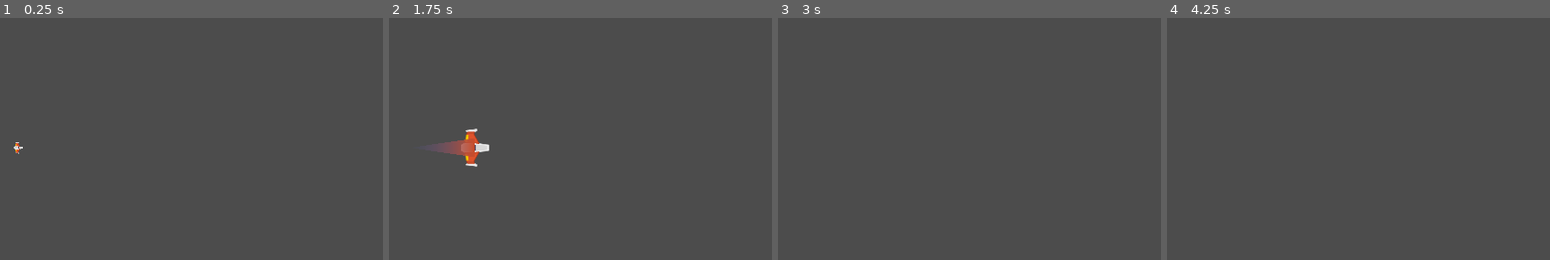
Above: before the commit, frames 1-4 (left to right).
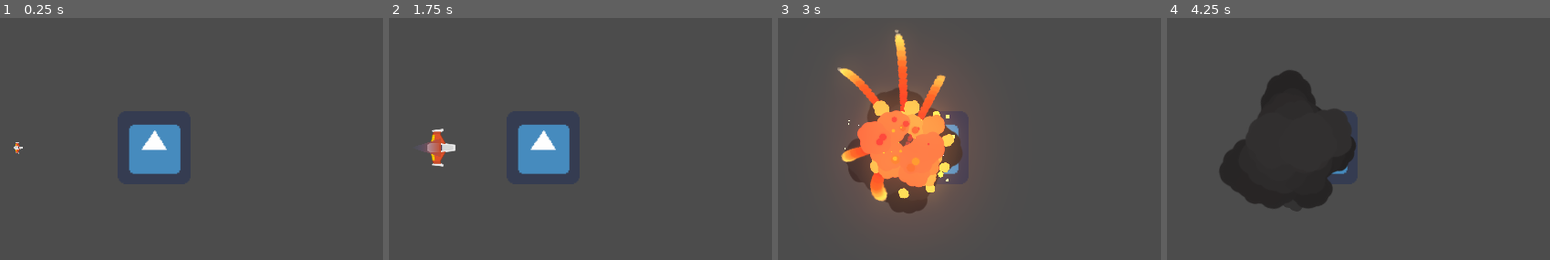
Above: after the commit, the same moments.

Repository: smezequiel/ProyectoMetorito
Game: Godot game, scene res://Juego/Niveles/NivelTest.tscn
Two runs of this game, one before a commit and one after it. Both use one fixed random seed, a clock stepped at 60 frames per second and the inputs below. The project has no main scene, so this scene is started directly. The engine's default icon, where the game draws it, is replaced by a stand-in: a white triangle on a blue panel in a dark square.
Inputs:
- Up to frame 1 (0.25 s): no input
- Up to frame 2 (1.75 s): hold Space (disparo_principal) 0.53-1.28 s; hold W (mover_adelante) from 0.53 s (still down); tap Ctrl (disparo_secundario) at 1.35 s
- Up to frame 3 (3 s): release W (mover_adelante) at 2.03 s; hold Left (rotar_antihorario) 2.03-2.78 s; hold Down (mover_atras) from 2.03 s (still down); tap Right (rotar_horario) at 2.85 s
- Up to frame 4 (4.25 s): keep holding Down (mover_atras); hold Space (disparo_principal) from 3.53 s (still down)

The runs differ from the first frame. In frame 1, 2.7% of the frame differs, in the area x 33-48%, y 44-65%; in frame 2, 4.1%; in frame 3, 14%, in the area x 15-49%, y 4-82%; in frame 4, 13%.

Commit message:
Commit de explosiones

Diff:
--- a/Juego/Autoloads/Eventos.gd
+++ b/Juego/Autoloads/Eventos.gd
@@ -1,3 +1,4 @@
 extends Node
 
 signal disparo(proyectil)
+signal nave_destruida(posicion, explosiones)
--- /dev/null
+++ b/Juego/Enemigos/EnemigoDummy.gd
@@ -0,0 +1,9 @@
+extends Node2D
+
+# Called when the node enters the scene tree for the first time.
+func _ready() -> void:
+	pass
+
+func _on_Area2D_body_entered(body: Node) -> void:
+	if body is Player:
+		body.destruir()
--- /dev/null
+++ b/Juego/Enemigos/EnemigoDummy.tscn
@@ -0,0 +1,22 @@
+[gd_scene load_steps=4 format=2]
+
+[ext_resource path="res://icon.png" type="Texture" id=1]
+[ext_resource path="res://Juego/Enemigos/EnemigoDummy.gd" type="Script" id=2]
+
+[sub_resource type="RectangleShape2D" id=1]
+extents = Vector2( 105.967, 100.302 )
+
+[node name="EnemigoDummy" type="Node2D"]
+script = ExtResource( 2 )
+
+[node name="Area2D" type="Area2D" parent="."]
+collision_layer = 2
+collision_mask = 9
+
+[node name="CollisionShape2D" type="CollisionShape2D" parent="Area2D"]
+shape = SubResource( 1 )
+
+[node name="Sprite" type="Sprite" parent="."]
+scale = Vector2( 3, 3 )
+texture = ExtResource( 1 )
+[connection signal="body_entered" from="Area2D" to="." method="_on_Area2D_body_entered"]
--- /dev/null
+++ b/Juego/Explosiones/Explosion.tscn
@@ -0,0 +1,310 @@
+[gd_scene load_steps=23 format=2]
+
+[ext_resource path="res://Juego/Explosiones/sparkle.png" type="Texture" id=1]
+[ext_resource path="res://Juego/Explosiones/explosion_gradient.tres" type="Texture" id=2]
+[ext_resource path="res://Juego/Explosiones/puff.png" type="Texture" id=3]
+[ext_resource path="res://Juego/Explosiones/puff_smooth.png" type="Texture" id=5]
+[ext_resource path="res://Juego/Explosiones/scraps_gradient.tres" type="Texture" id=6]
+
+[sub_resource type="Gradient" id=1]
+offsets = PoolRealArray( 0.0494297, 0.913043, 1 )
+colors = PoolColorArray( 0.226562, 0.217086, 0.217086, 1, 0.133333, 0.12549, 0.12549, 1, 0.133333, 0.12549, 0.12549, 0 )
+
+[sub_resource type="GradientTexture" id=2]
+gradient = SubResource( 1 )
+
+[sub_resource type="Curve" id=3]
+_data = [ Vector2( 0, 0.290223 ), 0.0, 3.6562, 0, 0, Vector2( 0.682482, 1 ), -0.0677277, -0.0677277, 0, 0, Vector2( 1, 0.554545 ), -0.29932, 0.0, 0, 0 ]
+
+[sub_resource type="CurveTexture" id=4]
+curve = SubResource( 3 )
+
+[sub_resource type="ParticlesMaterial" id=5]
+emission_shape = 1
+emission_sphere_radius = 40.0
+flag_disable_z = true
+spread = 180.0
+gravity = Vector3( 0, 0, 0 )
+initial_velocity = 80.0
+initial_velocity_random = 0.6
+angular_velocity = 40.0
+orbit_velocity = 0.0
+orbit_velocity_random = 0.0
+damping = 40.0
+damping_random = 0.5
+angle = 360.0
+angle_random = 1.0
+scale = 2.6
+scale_random = 0.5
+scale_curve = SubResource( 4 )
+color_ramp = SubResource( 2 )
+
+[sub_resource type="Curve" id=6]
+_data = [ Vector2( 0, 0.377273 ), 0.0, 2.60769, 0, 0, Vector2( 0.761062, 0.986364 ), 0.0, 0.0, 0, 0, Vector2( 1, 0.322727 ), -0.564845, 0.0, 0, 0 ]
+
+[sub_resource type="CurveTexture" id=7]
+curve = SubResource( 6 )
+
+[sub_resource type="ParticlesMaterial" id=8]
+trail_divisor = 50
+emission_shape = 1
+emission_sphere_radius = 15.0
+flag_disable_z = true
+spread = 180.0
+gravity = Vector3( 0, 0, 0 )
+initial_velocity = 1000.0
+initial_velocity_random = 0.4
+orbit_velocity = 0.3
+orbit_velocity_random = 1.0
+tangential_accel = 1000.0
+tangential_accel_random = 1.0
+damping = 1500.0
+scale = 0.2
+scale_random = 0.2
+scale_curve = SubResource( 7 )
+color_ramp = ExtResource( 6 )
+
+[sub_resource type="Curve" id=9]
+_data = [ Vector2( 0, 0.0409091 ), 0.0, 8.35303, 0, 0, Vector2( 0.251678, 1 ), 0.0, 0.0, 0, 0, Vector2( 0.993289, 0.0136364 ), 0.0, 0.0, 0, 0 ]
+
+[sub_resource type="CurveTexture" id=10]
+curve = SubResource( 9 )
+
+[sub_resource type="ParticlesMaterial" id=11]
+flag_disable_z = true
+spread = 180.0
+gravity = Vector3( 0, 0, 0 )
+initial_velocity = 350.0
+initial_velocity_random = 0.5
+angular_velocity = 80.0
+angular_velocity_random = 0.8
+orbit_velocity = 0.0
+orbit_velocity_random = 0.0
+damping = 100.0
+damping_random = 0.85
+angle = 220.0
+angle_random = 1.0
+scale = 2.0
+scale_random = 0.2
+scale_curve = SubResource( 10 )
+color_ramp = ExtResource( 2 )
+
+[sub_resource type="Gradient" id=12]
+offsets = PoolRealArray( 0, 0.130909, 0.345455, 0.607273, 1 )
+colors = PoolColorArray( 1, 1, 1, 1, 1, 0.648972, 0.164062, 1, 1, 0.475624, 0.136719, 1, 0.888672, 0.17704, 0.17704, 1, 0.203922, 0.203922, 0.203922, 1 )
+
+[sub_resource type="GradientTexture" id=13]
+gradient = SubResource( 12 )
+
+[sub_resource type="Curve" id=14]
+_data = [ Vector2( 0, 0 ), 0.0, 0.0, 0, 0, Vector2( 0.483222, 1 ), 0.0, 0.0, 0, 0, Vector2( 1, 0 ), 0.0, 0.0, 0, 0 ]
+
+[sub_resource type="CurveTexture" id=15]
+curve = SubResource( 14 )
+
+[sub_resource type="ParticlesMaterial" id=16]
+lifetime_randomness = 0.6
+emission_shape = 1
+emission_sphere_radius = 50.0
+flag_disable_z = true
+spread = 180.0
+gravity = Vector3( 0, 0, 0 )
+orbit_velocity = 0.0
+orbit_velocity_random = 0.0
+radial_accel = 200.0
+radial_accel_random = 0.3
+tangential_accel = 100.0
+scale = 0.1
+scale_random = 0.3
+scale_curve = SubResource( 15 )
+color_ramp = SubResource( 13 )
+
+[sub_resource type="Animation" id=17]
+length = 3.0
+step = 0.05
+tracks/0/type = "value"
+tracks/0/path = NodePath("FireBurstParticles2D:emitting")
+tracks/0/interp = 1
+tracks/0/loop_wrap = true
+tracks/0/imported = false
+tracks/0/enabled = true
+tracks/0/keys = {
+"times": PoolRealArray( 0, 0.5 ),
+"transitions": PoolRealArray( 1, 1 ),
+"update": 1,
+"values": [ true, false ]
+}
+tracks/1/type = "value"
+tracks/1/path = NodePath("SparkleParticles2D:emitting")
+tracks/1/interp = 1
+tracks/1/loop_wrap = true
+tracks/1/imported = false
+tracks/1/enabled = true
+tracks/1/keys = {
+"times": PoolRealArray( 0, 0.5 ),
+"transitions": PoolRealArray( 1, 1 ),
+"update": 1,
+"values": [ true, false ]
+}
+tracks/2/type = "value"
+tracks/2/path = NodePath("SmokeParticles2D:emitting")
+tracks/2/interp = 1
+tracks/2/loop_wrap = true
+tracks/2/imported = false
+tracks/2/enabled = true
+tracks/2/keys = {
+"times": PoolRealArray( 0, 0.5 ),
+"transitions": PoolRealArray( 1, 1 ),
+"update": 1,
+"values": [ true, false ]
+}
+tracks/3/type = "value"
+tracks/3/path = NodePath("FireTrails/FireTrailParticles2D5:emitting")
+tracks/3/interp = 1
+tracks/3/loop_wrap = true
+tracks/3/imported = false
+tracks/3/enabled = true
+tracks/3/keys = {
+"times": PoolRealArray( 0, 0.5 ),
+"transitions": PoolRealArray( 1, 1 ),
+"update": 1,
+"values": [ true, false ]
+}
+tracks/4/type = "value"
+tracks/4/path = NodePath("FireTrails/FireTrailParticles2D4:emitting")
+tracks/4/interp = 1
+tracks/4/loop_wrap = true
+tracks/4/imported = false
+tracks/4/enabled = true
+tracks/4/keys = {
+"times": PoolRealArray( 0.05, 0.55 ),
+"transitions": PoolRealArray( 1, 1 ),
+"update": 1,
+"values": [ true, false ]
+}
+tracks/5/type = "value"
+tracks/5/path = NodePath("FireTrails/FireTrailParticles2D3:emitting")
+tracks/5/interp = 1
+tracks/5/loop_wrap = true
+tracks/5/imported = false
+tracks/5/enabled = true
+tracks/5/keys = {
+"times": PoolRealArray( 0.1, 0.6 ),
+"transitions": PoolRealArray( 1, 1 ),
+"update": 1,
+"values": [ true, false ]
+}
+tracks/6/type = "value"
+tracks/6/path = NodePath("FireTrails/FireTrailParticles2D2:emitting")
+tracks/6/interp = 1
+tracks/6/loop_wrap = true
+tracks/6/imported = false
+tracks/6/enabled = true
+tracks/6/keys = {
+"times": PoolRealArray( 0.15, 0.65 ),
+"transitions": PoolRealArray( 1, 1 ),
+"update": 1,
+"values": [ true, false ]
+}
+tracks/7/type = "value"
+tracks/7/path = NodePath("FireTrails/FireTrailParticles2D:emitting")
+tracks/7/interp = 1
+tracks/7/loop_wrap = true
+tracks/7/imported = false
+tracks/7/enabled = true
+tracks/7/keys = {
+"times": PoolRealArray( 0, 0.5 ),
+"transitions": PoolRealArray( 1, 1 ),
+"update": 1,
+"values": [ true, false ]
+}
+
+[node name="Explosion" type="Node2D"]
+z_index = 1
+z_as_relative = false
+
+[node name="SmokeParticles2D" type="Particles2D" parent="."]
+amount = 16
+lifetime = 3.0
+preprocess = 0.6
+explosiveness = 0.6
+local_coords = false
+process_material = SubResource( 5 )
+texture = ExtResource( 3 )
+
+[node name="FireTrails" type="Node2D" parent="."]
+
+[node name="FireTrailParticles2D" type="Particles2D" parent="FireTrails"]
+modulate = Color( 1.2, 1.2, 1.2, 1 )
+amount = 50
+lifetime = 0.5
+randomness = 0.5
+local_coords = false
+process_material = SubResource( 8 )
+texture = ExtResource( 5 )
+
+[node name="FireTrailParticles2D2" type="Particles2D" parent="FireTrails"]
+modulate = Color( 1.2, 1.2, 1.2, 1 )
+emitting = false
+amount = 50
+lifetime = 0.5
+randomness = 0.5
+local_coords = false
+draw_order = 1
+process_material = SubResource( 8 )
+texture = ExtResource( 5 )
+
+[node name="FireTrailParticles2D3" type="Particles2D" parent="FireTrails"]
+modulate = Color( 1.2, 1.2, 1.2, 1 )
+emitting = false
+amount = 50
+lifetime = 0.5
+randomness = 0.5
+local_coords = false
+draw_order = 1
+process_material = SubResource( 8 )
+texture = ExtResource( 5 )
+
+[node name="FireTrailParticles2D4" type="Particles2D" parent="FireTrails"]
+modulate = Color( 1.2, 1.2, 1.2, 1 )
+emitting = false
+amount = 50
+lifetime = 0.5
+randomness = 0.5
+local_coords = false
+draw_order = 1
+process_material = SubResource( 8 )
+texture = ExtResource( 5 )
+
+[node name="FireTrailParticles2D5" type="Particles2D" parent="FireTrails"]
+modulate = Color( 1.2, 1.2, 1.2, 1 )
+amount = 50
+lifetime = 0.5
+randomness = 0.5
+local_coords = false
+draw_order = 1
+process_material = SubResource( 8 )
+texture = ExtResource( 5 )
+
+[node name="FireBurstParticles2D" type="Particles2D" parent="."]
+modulate = Color( 1.2, 1.2, 1.2, 1 )
+amount = 64
+lifetime = 0.5
+explosiveness = 0.3
+randomness = 1.0
+local_coords = false
+draw_order = 1
+process_material = SubResource( 11 )
+texture = ExtResource( 3 )
+
+[node name="SparkleParticles2D" type="Particles2D" parent="."]
+modulate = Color( 1.2, 1.2, 1.2, 1 )
+amount = 32
+explosiveness = 0.2
+randomness = 1.0
+process_material = SubResource( 16 )
+texture = ExtResource( 1 )
+
+[node name="AnimationPlayer" type="AnimationPlayer" parent="."]
+autoplay = "Explode"
+anims/Explode = SubResource( 17 )
--- /dev/null
+++ b/Juego/Explosiones/explosion_gradient.tres
@@ -0,0 +1,8 @@
+[gd_resource type="GradientTexture" load_steps=2 format=2]
+
+[sub_resource type="Gradient" id=1]
+offsets = PoolRealArray( 0, 0.256158, 0.596059, 0.842365, 1 )
+colors = PoolColorArray( 0.831373, 0.219608, 0.219608, 0, 0.831373, 0.219608, 0.219608, 1, 0.980392, 0.419608, 0.211765, 1, 1, 0.788235, 0.309804, 1, 1, 1, 1, 1 )
+
+[resource]
+gradient = SubResource( 1 )
--- /dev/null
+++ b/Juego/Explosiones/explosion_gradient_2.tres
@@ -0,0 +1,8 @@
+[gd_resource type="GradientTexture" load_steps=2 format=2]
+
+[sub_resource type="Gradient" id=1]
+offsets = PoolRealArray( 0, 0.0945455, 0.181818, 0.389091, 0.570909, 0.865455 )
+colors = PoolColorArray( 0.976471, 0.878431, 0.705882, 0, 0.97568, 0.84943, 0.605487, 1, 0.972656, 0.754792, 0.26258, 1, 1, 0.45265, 0.155894, 1, 0.831373, 0.219608, 0.219608, 1, 0.258824, 0.25098, 0.25098, 1 )
+
+[resource]
+gradient = SubResource( 1 )
--- /dev/null
+++ b/Juego/Explosiones/scraps_gradient.tres
@@ -0,0 +1,8 @@
+[gd_resource type="GradientTexture" load_steps=2 format=2]
+
+[sub_resource type="Gradient" id=1]
+offsets = PoolRealArray( 0, 0.155894, 0.505017, 0.8327, 1 )
+colors = PoolColorArray( 0.258824, 0.25098, 0.25098, 1, 0.722656, 0.118153, 0.118153, 1, 0.855469, 0.323879, 0.126857, 1, 1, 0.788235, 0.309804, 0.717647, 1, 1, 1, 0 )
+
+[resource]
+gradient = SubResource( 1 )
--- a/Juego/Naves/Player/Player.gd
+++ b/Juego/Naves/Player/Player.gd
@@ -3,8 +3,8 @@
 extends RigidBody2D
 
 #Atributos export
-export var potencia_motor:int = 400		#export era para que podamos modificarlo en la pagina del personaje
-export var potencia_rotacion:int = 1200
+export var potencia_motor:int = 200		#export era para que podamos modificarlo en la pagina del personaje
+export var potencia_rotacion:int = 280
 export var estela_maxima:int = 150
 
 #Atributos
@@ -17,6 +17,9 @@
 onready var laser:RayoLaser = $LaserBeam2D
 onready var estela:Estela = $EstelaPuntoInicio/Trail2D
 onready var colisionador:CollisionShape2D = $CollisionShape2D
+
+# Enums
+enum ESTADO {SPAWN, VIVO, INVENCIBLE, MUERTO}
 
 
 #Metodos
@@ -40,8 +43,8 @@
 	elif event.is_action_pressed("mover atras"):
 		estela.set_max_points(0)
 
-# Enums
-enum ESTADO {SPAWN, VIVO, INVENCIBLE, MUERTO}
+func destruir() -> void:
+	controlador_estados(ESTADO.MUERTO)
 
 func _integrate_forces(state: Physics2DDirectBodyState) -> void:
 		apply_central_impulse(empuje.rotated(rotation))		#si lo dejamos como estaba, la nave se movia horizontal. Entonces rotamos la nave
@@ -68,6 +71,7 @@
 		ESTADO.MUERTO:
 			colisionador.set_deferred("disabled", true)
 			canion.set_puede_disparar(true)
+			Eventos.emit_signal("nave_destruida", global_position, 3)
 			queue_free()
 		_:
 			printerr("Error de estado")
--- a/Juego/Niveles/Nivel.gd
+++ b/Juego/Niveles/Nivel.gd
@@ -3,6 +3,9 @@
 
 #Atributos Onready
 onready var contenedor_proyectiles:Node
+
+#Atributos export
+export var explosion:PackedScene = null
 
 #Metodos
 func _ready() -> void:
@@ -12,6 +15,7 @@
 #Metodos Custom
 func conectar_seniales() -> void:
 	Eventos.connect("disparo", self, "_on_disparo")
+	Eventos.connect("nave_destruida", self, "_on_nave_destruida")
 
 func crear_contenedores() -> void:
 	contenedor_proyectiles = Node.new()
@@ -20,3 +24,10 @@
 
 func _on_disparo(proyectil: Proyectil) -> void:
 	contenedor_proyectiles.add_child(proyectil)
+
+func _on_nave_destruida(posicion:Vector2, num_explosiones:int) -> void:
+	for i in range(num_explosiones):
+		var new_explosion:Node2D = explosion.instance()
+		new_explosion.global_position = posicion
+		add_child(new_explosion)
+		yield(get_tree().create_timer(0.6), "timeout")
--- a/Juego/Niveles/NivelTest.tscn
+++ b/Juego/Niveles/NivelTest.tscn
@@ -1,14 +1,20 @@
-[gd_scene load_steps=4 format=2]
+[gd_scene load_steps=6 format=2]
 
 [ext_resource path="res://Juego/Naves/Player/Player.tscn" type="PackedScene" id=1]
 [ext_resource path="res://Juego/Niveles/Nivel.gd" type="Script" id=2]
 [ext_resource path="res://default_env.tres" type="Environment" id=3]
+[ext_resource path="res://Juego/Explosiones/Explosion.tscn" type="PackedScene" id=4]
+[ext_resource path="res://Juego/Enemigos/EnemigoDummy.tscn" type="PackedScene" id=5]
 
 [node name="NivelTest" type="Node2D"]
 script = ExtResource( 2 )
+explosion = ExtResource( 4 )
 
 [node name="Player" parent="." instance=ExtResource( 1 )]
 position = Vector2( 960.689, 580.971 )
 
 [node name="WorldEnvironment" type="WorldEnvironment" parent="."]
 environment = ExtResource( 3 )
+
+[node name="EnemigoDummy" parent="." instance=ExtResource( 5 )]
+position = Vector2( 1317.97, 580.585 )
Binary file added: Juego/Explosiones/puff.png
Not shown, added: Juego/Explosiones/puff.png.import
Binary file added: Juego/Explosiones/puff_smooth.png
Not shown, added: Juego/Explosiones/puff_smooth.png.import
Binary file added: Juego/Explosiones/sparkle.png
Not shown, added: Juego/Explosiones/sparkle.png.import
